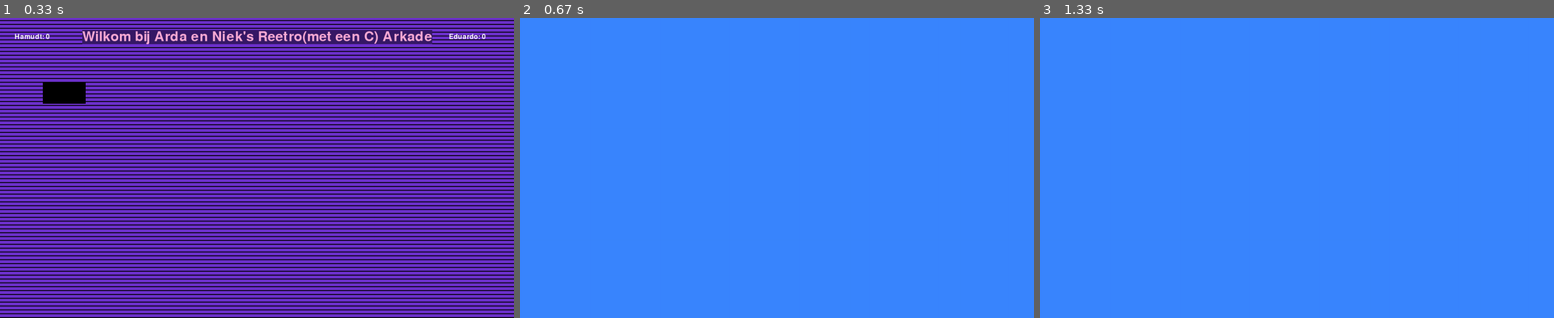
Above: before the commit, frames 1-3 (left to right).
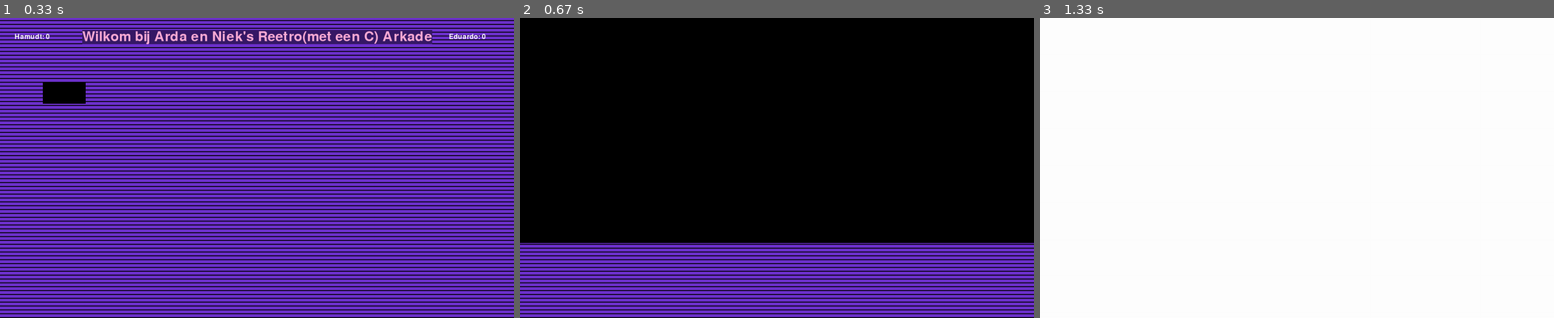
Above: after the commit, the same moments.

Repository: ardaboyroo/InformaticaPyGame
Game: pygame game, started from main.py
The game is run twice, just before and just after one commit, with the same random seed, the same clock (stepped at 60 frames per second) and the same inputs.
Inputs (mouse positions are in pixels of both pictures, inside the frame that each line leads up to):
- Up to frame 1 (0.33 s): no input
- Up to frame 2 (0.67 s): press the mouse at (581, 93) at 0.37 s; move the mouse to (602, 165) at 0.47 s; release the mouse at (617, 237) at 0.6 s
- Up to frame 3 (1.33 s): no input

Frame 1 is identical in both runs. In frame 2, 100% of the frame differs, in the area x 0-100%, y 0-100%; in frame 3, 100%.

Commit message:
Update main.py

Diff:
--- a/main.py
+++ b/main.py
@@ -31,7 +31,6 @@
 BigFont = pygame.font.Font("freesansbold.ttf", 32)
 MediumFont = pygame.font.Font("freesansbold.ttf", 24)
 SmallFont = pygame.font.Font("freesansbold.ttf", 16)
-
 TitleTxt = BigFont.render("Wilkom bij Arda en Niek's Reetro(met een C) Arkade", True, Pink, DarkPurple)
 ScorePone = 0
 ScorePtwo = 0
@@ -53,10 +52,15 @@
         if event.type == pygame.MOUSEBUTTONDOWN and event.button == 1:  # if statement for de hit sound
             hitSound.play()
 
+    def loading():
+        for y in range(1, 5):
+            pygame.draw.rect(win, Black, (0, 0, ScreenWidth, ScreenHeight*(y/4)))
+            pygame.display.update()
+            pygame.time.wait(125)
+
+
     ScorePoneTxt = SmallFont.render("Hamudt: "+str(ScorePone), True, White)   # Update de score van Hamudt
     ScorePtwoTxt = SmallFont.render("Eduardo: "+str(ScorePtwo), True, White)  # Update de score van Eduardo
-
-    win.fill(Black)     # Als er niks actief is is de achtergrond zwart
 
     Key = pygame.key.get_pressed()
     if Key[pygame.K_ESCAPE]:
@@ -67,11 +71,11 @@
         Game4 = False
         Game5 = False
         Game6 = False
+
     if Key[pygame.K_y]:
         if Menu:
-            if ScorePone > 0 or ScorePtwo > 0:
-                ScorePone = 0
-                ScorePtwo = 0
+            ScorePone = 0
+            ScorePtwo = 0
 
     if Menu:
         win.fill(MainPurple)
@@ -90,10 +94,11 @@
 
             if 100 <= MouseX <= 200 and 150 <= MouseY <= 200:
                 Menu = False
+                loading()
                 Game1 = True
 
     if Game1:
-        win.fill(Blue)
+        win.fill(White)
 
     pygame.display.update()
 pygame.quit()
